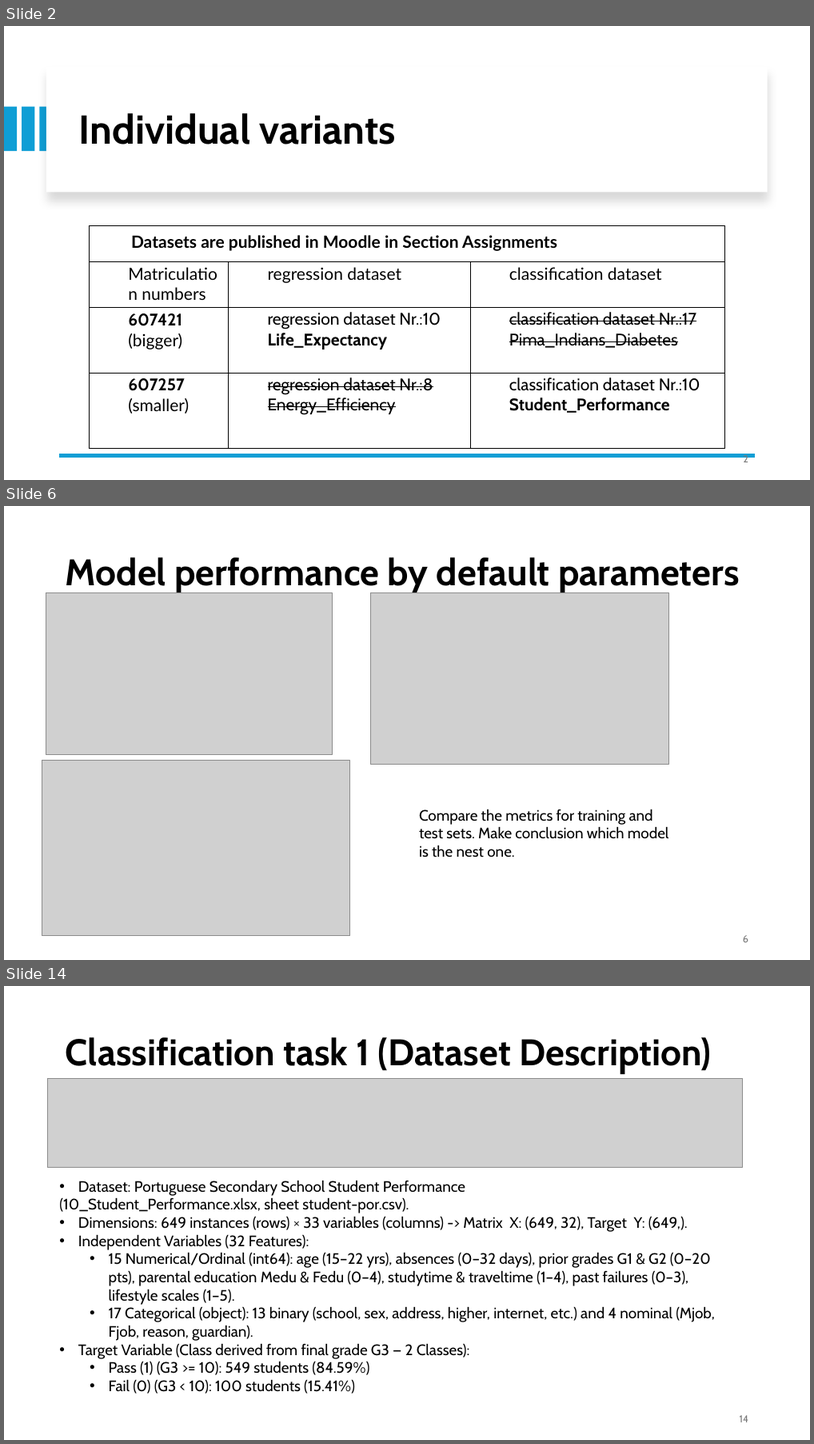
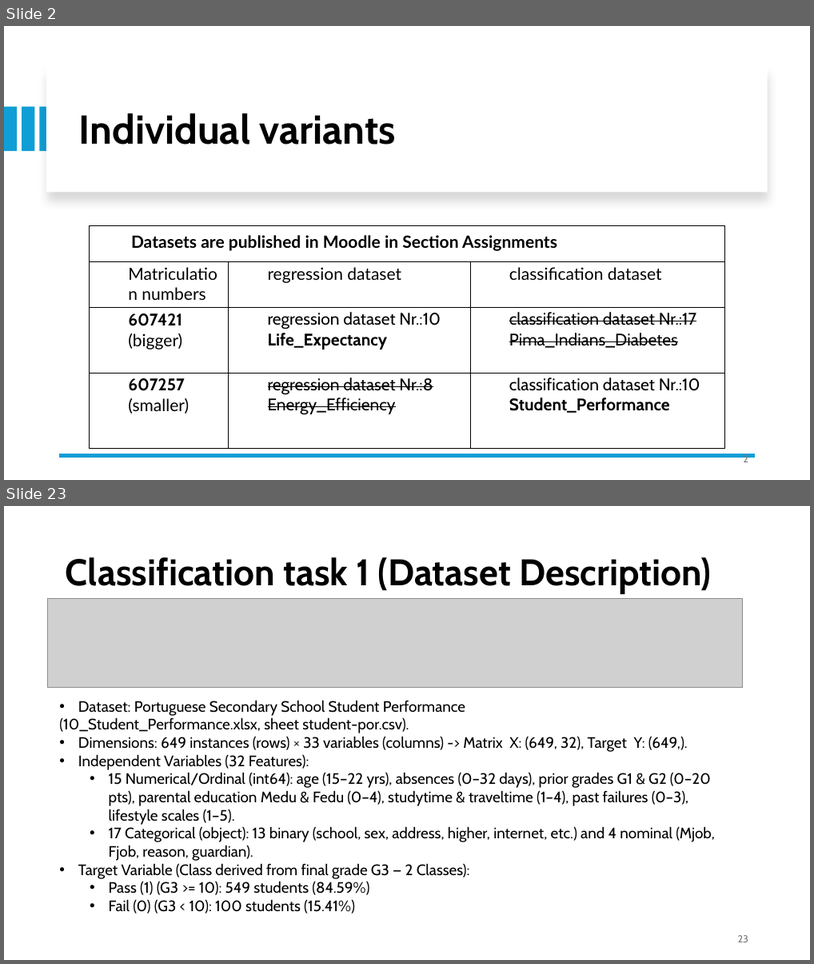
Before and after one commit to azelarabchakour/Data-science-assignments, a slide deck: Assignment-1/Assignment-1.pptx. Shown one above the other, each under a label of ours: slides 2, 6 and 14 before the commit, slides 2 and 23 after it; the slides between them are not shown. The pictures are 814x1444 and 814x964 pixels, drawn with LibreOffice and Linux fonts; fonts in the diff are those of the drawing; grey boxes stand for pictures. Boxes give left, top, right and bottom in pixels: in the first picture for what was removed or moved away, otherwise in the second. Text is boxed around its words. In the diff, an @@ line names an element or a change of style, - is before the commit and + after.

```diff
--- a/Assignment-1/Assignment-1.pptx
+++ b/Assignment-1/Assignment-1.pptx
@@ slide 6 removed at (x1=4, y1=506, x2=810, y2=960), background #FFFFFF @@
@@ title removed at (x1=66, y1=557, x2=740, y2=594) @@
-Model performance by default parameters
@@ picture removed at (x1=46, y1=592, x2=333, y2=754) @@
@@ picture removed at (x1=370, y1=592, x2=669, y2=764) @@
@@ picture removed at (x1=42, y1=760, x2=350, y2=936) @@
@@ text removed at (x1=419, y1=808, x2=670, y2=857) @@
-Compare the metrics for training and test sets. Make conclusion which model is the nest one.
@@ page number removed at (x1=743, y1=935, x2=749, y2=942) @@
-6
@@ what was slide 14 is now slide 23 @@
@@ page number at (x1=738, y1=935, x2=749, y2=942): text changed @@
-14
+23
```
Also in this commit, not shown: 8 slides changed, 12 slides added, 2 other slides removed, 11 other files.
